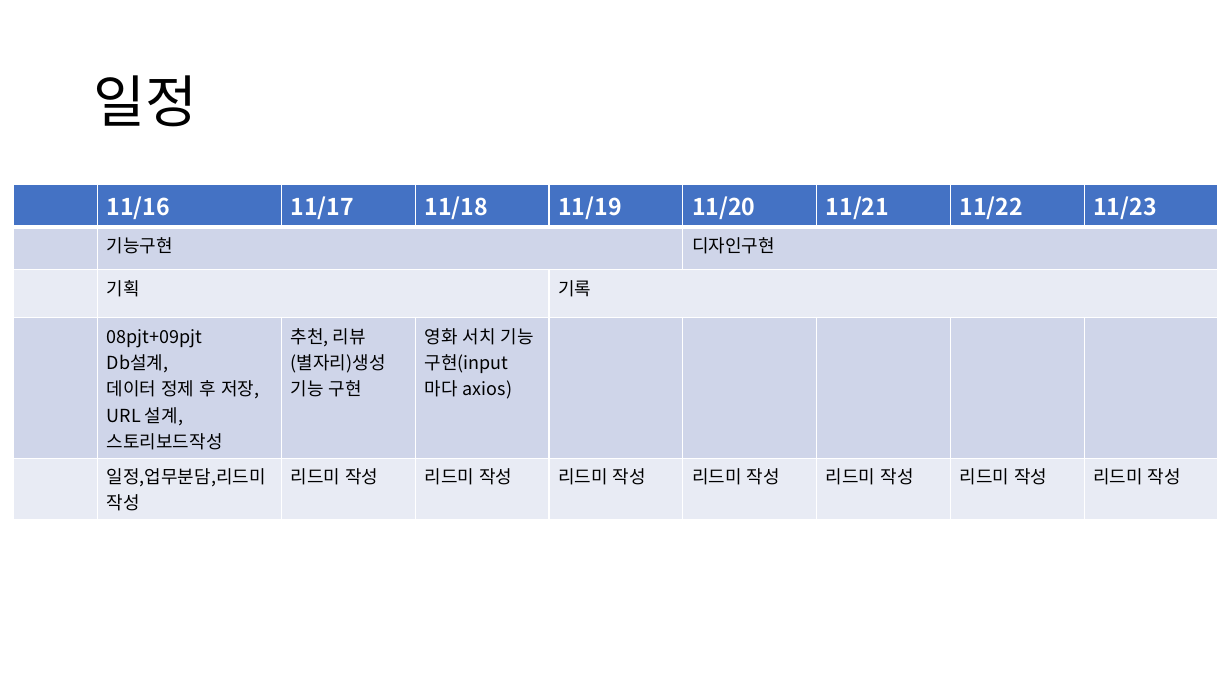
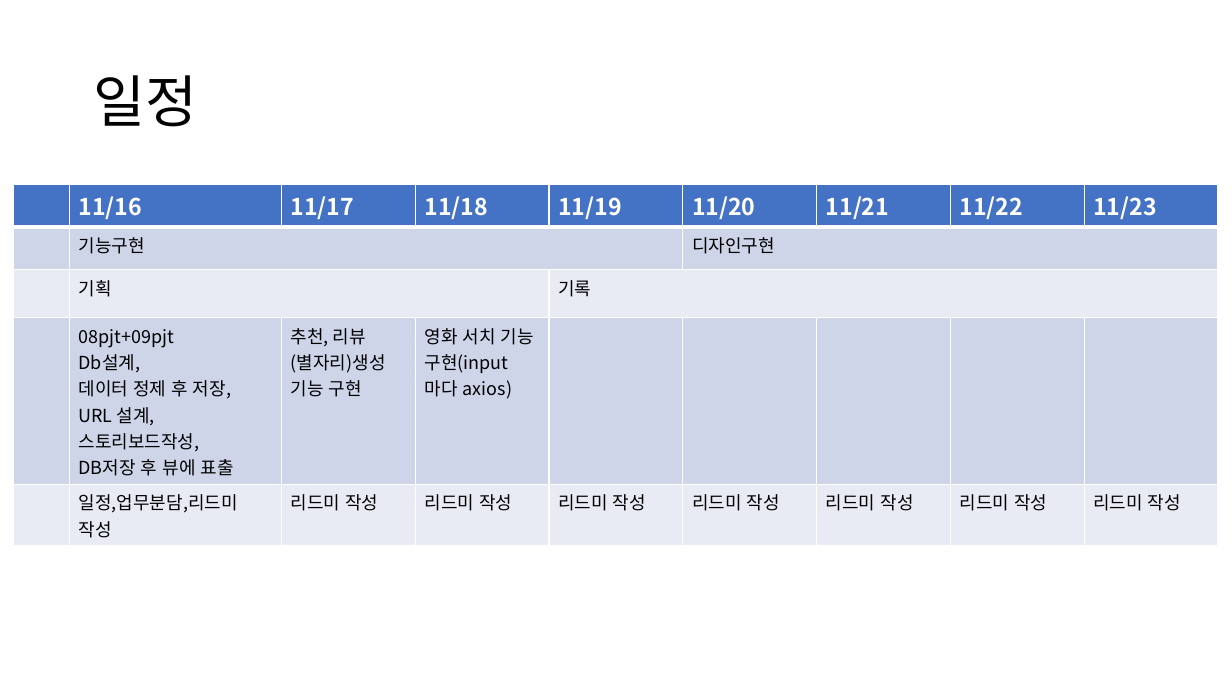
Before and after one commit to Whitepaperone/MovieConstellation, a slide deck: slide 4 of readme.pptx. Drawn at 1232x693 pixels with LibreOffice and Linux fonts; fonts in the diff are those of the drawing. Boxes give left, top, right and bottom in pixels: in the first picture for what was removed or moved away, otherwise in the second. Text is boxed around its words. In the diff, an @@ line names an element or a change of style, - is before the commit and + after.

```diff
--- a/readme.pptx
+++ b/readme.pptx
@@ table at (14,184,1220,542) @@
-row 4, column 2: 08pjt+09pjt / Db설계, / 데이터 정제 후 저장, / URL 설계, / 스토리보드작성
+row 4, column 2: 08pjt+09pjt / Db설계, / 데이터 정제 후 저장, / URL 설계, / 스토리보드작성, / DB저장 후 뷰에 표출
```
Also in this commit, not shown: 6 other files.
